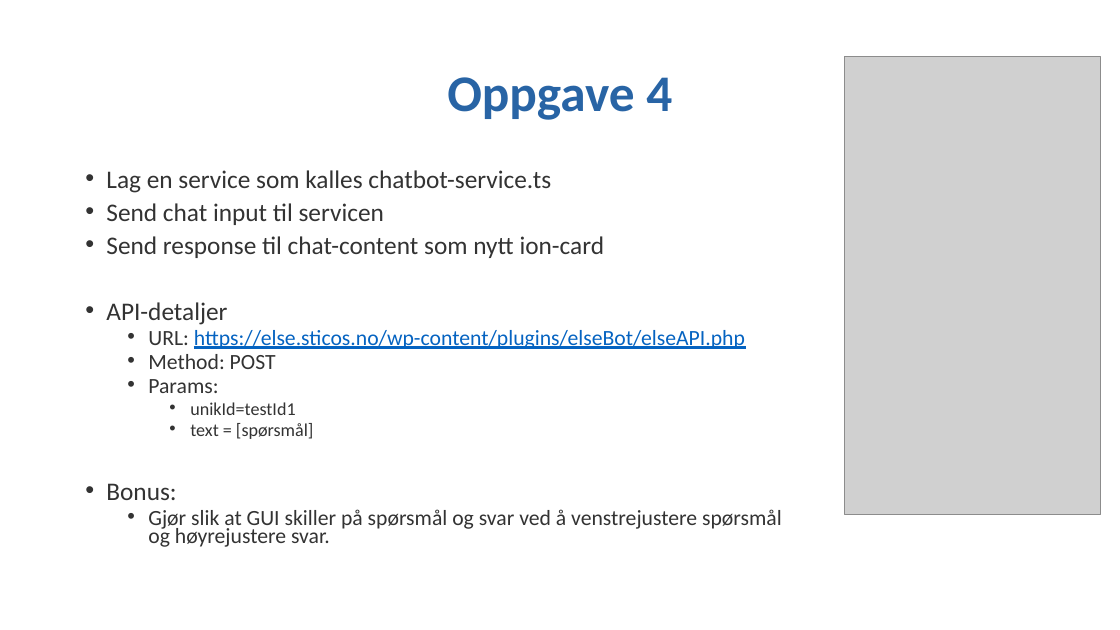
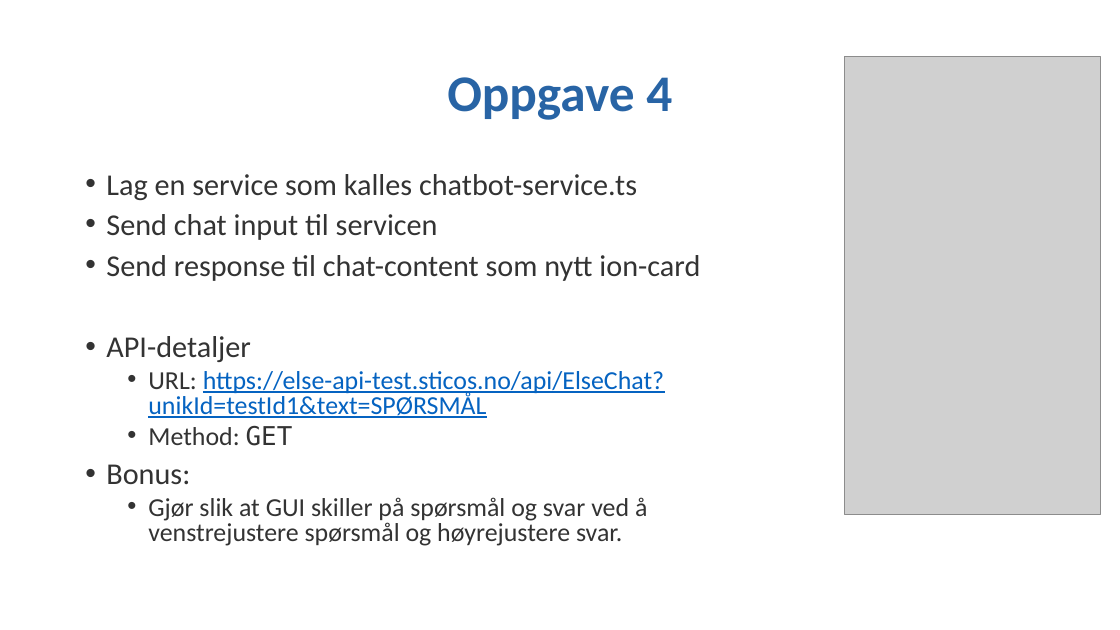
Before and after one commit to stiasta/foredrag, a slide deck: slide 21 of Ionic 2 workshop/Ionic 2 workshop.pptx (slide 19 before the commit). Drawn at 1120x630 pixels with LibreOffice and Linux fonts; fonts in the diff are those of the drawing; grey boxes stand for pictures; background and template pictures are left out. Boxes give left, top, right and bottom in pixels: in the first picture for what was removed or moved away, otherwise in the second. Text is boxed around its words. In the diff, an @@ line names an element or a change of style, - is before the commit and + after.

```diff
--- a/Ionic 2 workshop/Ionic 2 workshop.pptx
+++ b/Ionic 2 workshop/Ionic 2 workshop.pptx
@@ text at box(106, 174, 700, 546): size 21.7 to 25.9 pt in "Lag en service som kalles chatbot-service.ts", "Send chat input til servicen", "Send response til chat-content som nytt ion-card", "API-detaljer" and 1 more places; size 18.6 to 22.2 pt in "Gjør slik at GUI skiller på spørsmål ..."; line spacing 0.7 to 0.8 @@
@@ text at box(148, 371, 664, 446): text changed; size 18.6 to 22.2 pt @@
-  • URL: https://else.sticos.no/wp-content/plugins/elseBot/elseAPI.php
-  • Method: POST
-  • Params:
-    • unikId=testId1
-    • text = [spørsmål]
+  • URL: https://else-api-test.sticos.no/api/ElseChat?unikId=testId1&text=SPØRSMÅL
+  • Method: GET
```
Also in this commit, not shown: 12 other slides changed, 2 slides added, 2 other files.
